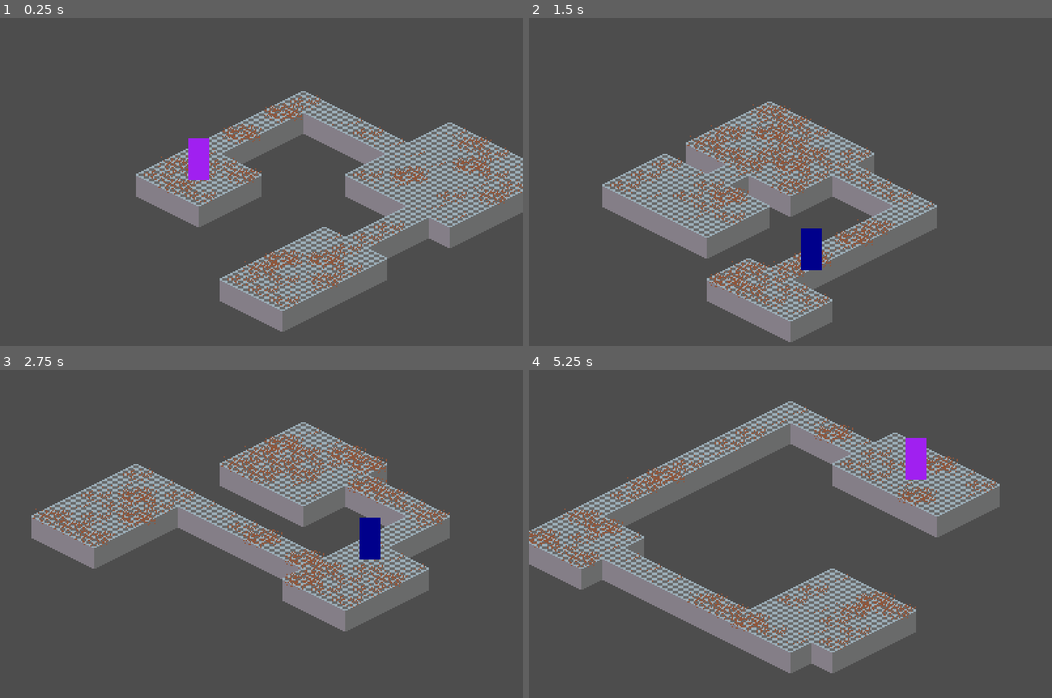
Above: before the commit, frames 1-4 (two rows, left to right).
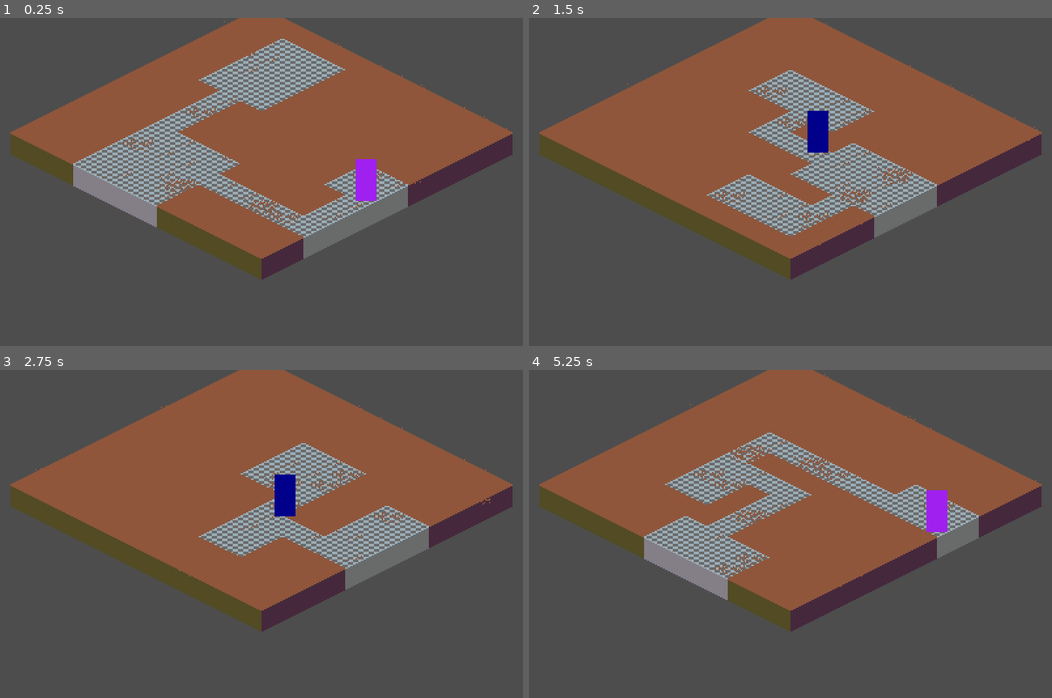
Above: after the commit, the same moments.

Repository: Ruulul/The-Duster
Game: Godot game, scene res://Components/building_generator.tscn
The game is run twice, just before and just after one commit, with the same random seed, the same clock (stepped at 60 frames per second) and the same inputs.
Inputs (mouse positions are in pixels of both pictures, inside the frame that each line leads up to):
- Up to frame 1 (0.25 s): no input
- Up to frame 2 (1.5 s): tap Enter at 0.5 s; move the mouse to (905, 195) at 0.52 s; hold R (refresh) 0.53-1.28 s; click (905, 195) at 0.8 s; move the mouse to (685, 234) at 1.27 s; click (685, 234) at 1.35 s
- Up to frame 3 (2.75 s): tap R (refresh) at 1.55 s; move the mouse to (313, 478) at 2.02 s; hold R (refresh) from 2.03 s (still down); click (313, 478) at 2.3 s
- Up to frame 4 (5.25 s): move the mouse to (764, 645) at 2.77 s; release R (refresh) at 2.78 s; click (764, 645) at 2.85 s; tap R (refresh) at 3.05, 4.55 s; move the mouse to (947, 625) at 3.52 s; hold R (refresh) 3.53-4.28 s; click (947, 625) at 3.8 s; move the mouse to (633, 507) at 4.27 s; click (633, 507) at 4.35 s; move the mouse to (816, 566) at 5.02 s; hold R (refresh) from 5.03 s (still down)

The runs differ from the first frame. In frame 1, 50% of the frame differs, in the area x 2-100%, y 0-96%; in frame 2, 46%; in frame 3, 41%; in frame 4, 52%, in the area x 0-98%, y 0-93%.

Commit message:
target queueing

Diff:
--- a/Components/Duster.gd
+++ b/Components/Duster.gd
@@ -4,6 +4,7 @@
 @export var map: TileMap
 
 @onready var navigation_agent = $NavigationAgent2D
+@onready var targets_list: PackedVector2Array = []
 
 var states: Dictionary = {
 	move = move,
@@ -17,13 +18,22 @@
 func set_target(target: Vector2) -> void:
 	navigation_agent.target_position = target
 
+func _input(event):
+	if event.is_action_pressed("select"):
+		var mouse_position = get_viewport().get_mouse_position()
+		var mouse_position_on_map = map.local_to_map(map.to_local(mouse_position))
+		var map_rect = map.get_used_rect()
+		if map_rect.has_point(mouse_position_on_map):
+			targets_list.append(mouse_position)
+
 func _physics_process(delta):
 	state.call()
 
 func wait() -> void:
 	$ColorRect.color = Color.PURPLE
-	if Input.is_action_just_pressed("select"):
-		set_target(get_viewport().get_mouse_position())
+	if not targets_list.is_empty():
+		set_target(targets_list[0])
+		targets_list.remove_at(0)
 		state = states.move
 
 func clear_dust() -> void:
--- a/Components/building_generator.gd
+++ b/Components/building_generator.gd
@@ -5,8 +5,9 @@
 
 
 const tile_size = 16
-const image_width = 15
-const image_height = image_width
+const max_depth = 10
+const image_width = 12
+const image_height = 12
 const size = image_width * image_height
 const to_isometric = Transform2D(Vector2(1, 0.5), Vector2(-1, 0.5), Vector2(0, 0))
 
@@ -32,8 +33,8 @@
 	var generated_map = Image.create_from_data(image_width, image_height, false, Image.FORMAT_L8, pixels)
 
 	while rooms.size() < rooms_count:
-		var width = randi_range(3, 5)
-		var height = randi_range(3, 5)
+		var width = randi_range(2, 4)
+		var height = randi_range(2, 4)
 		var coords = find_coords_for(generated_map, width, height)
 		if (!coords):
 			rooms.pop_back()
@@ -65,7 +66,7 @@
 	for pixel in generated_map.get_data():
 		var x = i % image_width
 		var y = i / image_height
-		var ground = Vector2(0, 0) if pixel == 255 else Vector2(-1, -1) #Vector2(0, 2)
+		var ground = Vector2(0, 0) if pixel == 255 else Vector2(0, 2)
 		map.set_cell(
 				Building.RoomMapLayers.Ground,
 				map.local_to_map(to_isometric * Vector2(x, y) * tile_size),
@@ -83,7 +84,6 @@
 
 func find_coords_for(image: Image, width: int, height: int):
 	var found = false
-	const max_depth = 10
 	var count = 0
 	var found_coords = Vector2i(1, 1)
 	while not found and count < max_depth:
--- a/Components/room_map.tscn
+++ b/Components/room_map.tscn
@@ -12,11 +12,6 @@
 tile_data = PackedInt32Array(131072, 0, 0, 1, 0, 0, 65536, 0, 0, 131073, 0, 0, 196608, 0, 0, 262145, 0, 0, 65537, 0, 0, 131074, 0, 0, 196609, 0, 0, 262146, 0, 0, 327681, 0, 0, 393218, 0, 0, 196610, 0, 0, 262147, 0, 0, 327682, 0, 0)
 
 [sub_resource type="NavigationPolygon" id="NavigationPolygon_7c55c"]
-vertices = PackedVector2Array(16, 0, 0, 8, -16, 0, 0, -8)
-polygons = Array[PackedInt32Array]([PackedInt32Array(0, 1, 2, 3)])
-outlines = Array[PackedVector2Array]([PackedVector2Array(0, -8, -16, 0, 0, 8, 16, 0)])
-
-[sub_resource type="NavigationPolygon" id="NavigationPolygon_2qlb2"]
 vertices = PackedVector2Array(16, 0, 0, 8, -16, 0, 0, -8)
 polygons = Array[PackedInt32Array]([PackedInt32Array(0, 1, 2, 3)])
 outlines = Array[PackedVector2Array]([PackedVector2Array(0, -8, -16, 0, 0, 8, 16, 0)])
@@ -49,7 +44,6 @@
 0:2/0/texture_origin = Vector2i(0, -8)
 0:2/0/physics_layer_0/linear_velocity = Vector2(0, 0)
 0:2/0/physics_layer_0/angular_velocity = 0.0
-0:2/0/navigation_layer_0/polygon = SubResource("NavigationPolygon_2qlb2")
 0:2/1 = 1
 0:2/1/texture_origin = Vector2i(0, 8)
 0:2/1/physics_layer_0/linear_velocity = Vector2(0, 0)
Not shown: 1 places in Components/room_map.tscn that only renumber resources
